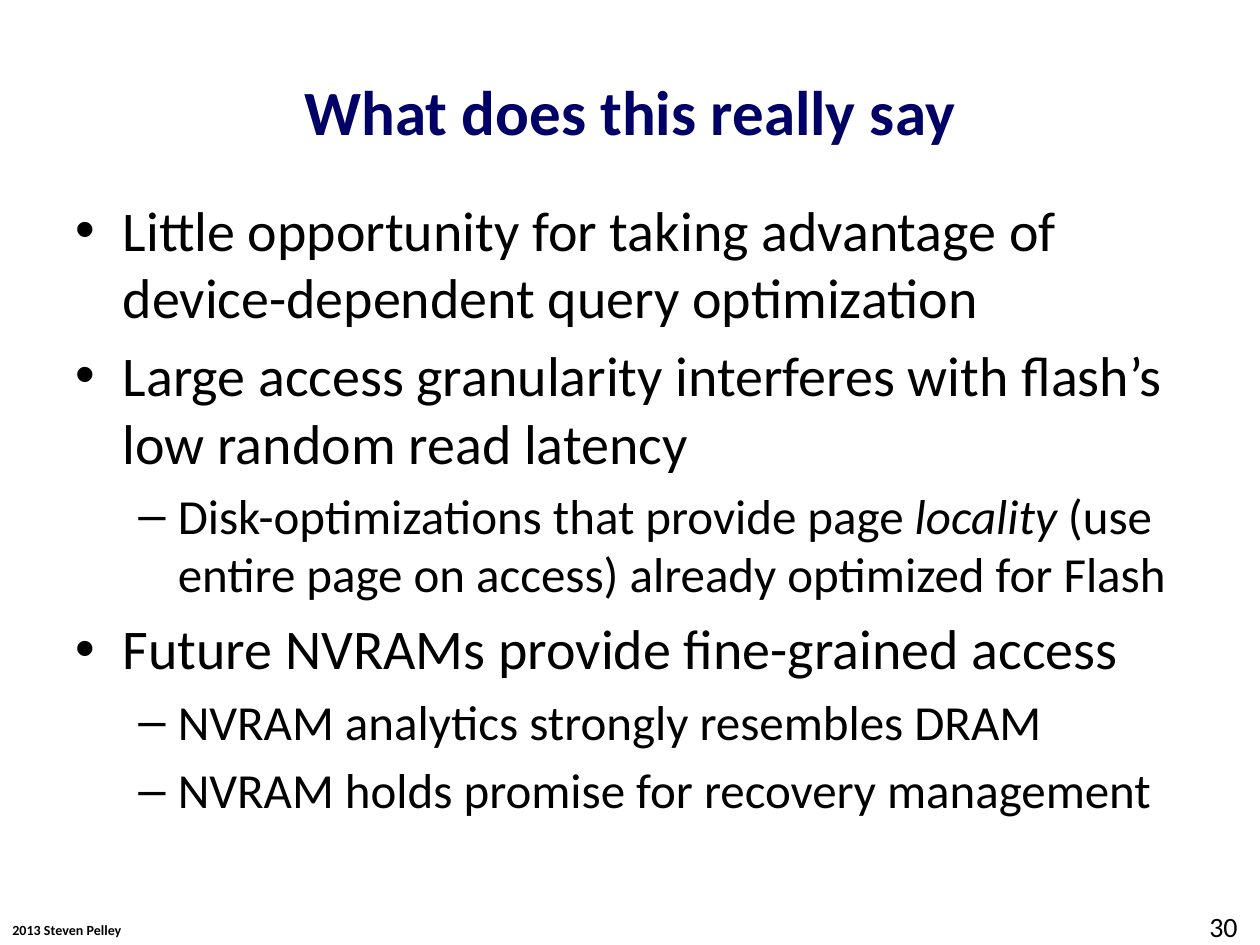
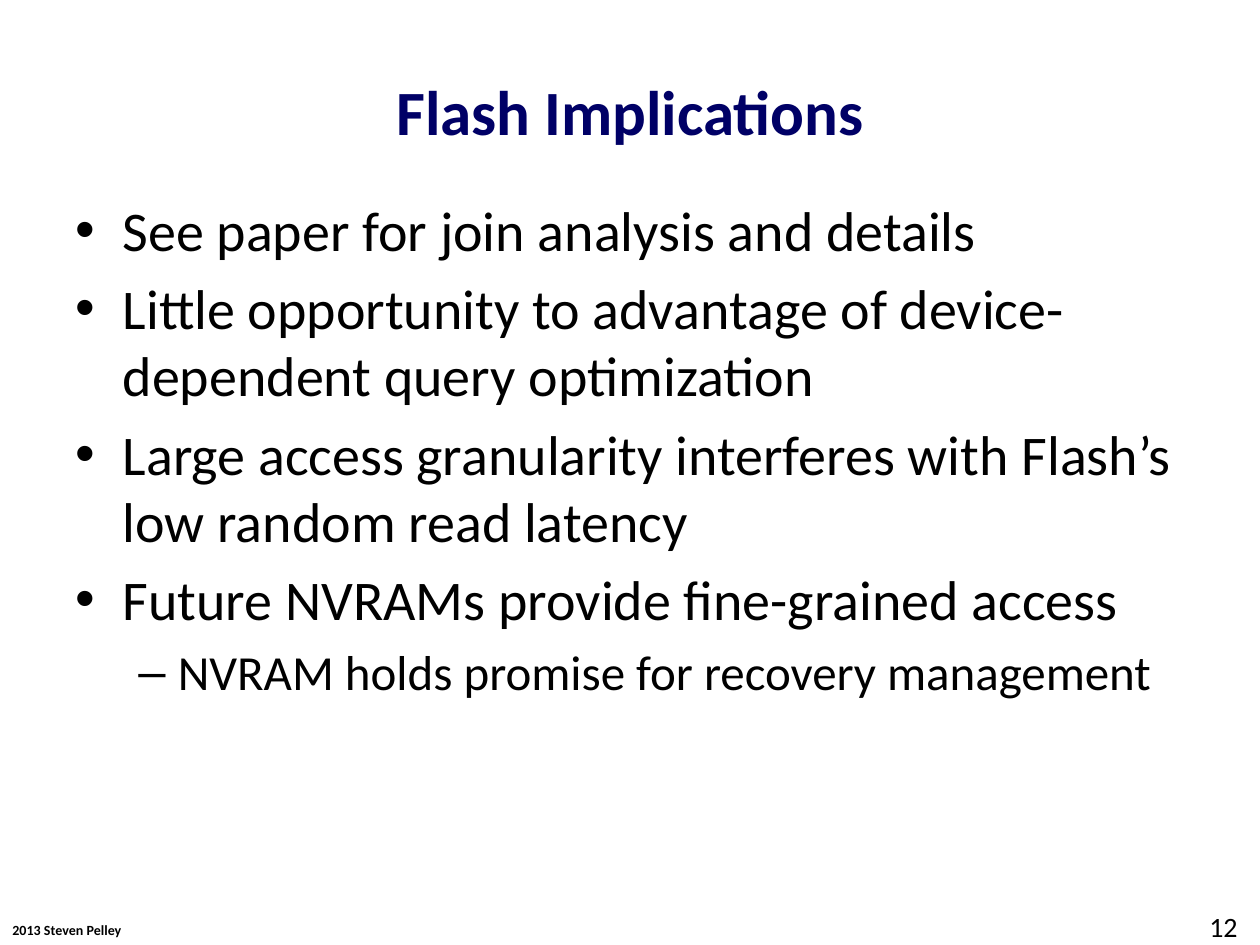
Before and after one commit to Abulila/dissertation, a slide deck: slide 12 of proposal/proposal.pptx (slide 30 before the commit). Drawn at 1260x945 pixels with LibreOffice and Linux fonts; fonts in the diff are those of the drawing; background and template pictures are left out. Boxes give left, top, right and bottom in pixels: in the first picture for what was removed or moved away, otherwise in the second. Text is boxed around its words. In the diff, an @@ line names an element or a change of style, - is before the commit and + after.

```diff
--- a/proposal/proposal.pptx
+++ b/proposal/proposal.pptx
@@ title at (396, 90, 864, 145): text changed @@
-What does this really say
+Flash Implications
@@ text at (123, 212, 1171, 551): text changed @@
-• Little opportunity for taking advantage of device-dependent query optimization
-• Large access granularity interferes with flash’s low random read latency
-  – Disk-optimizations that provide page locality (use entire page on access) already optimized for Flash
+• See paper for join analysis and details
+• Little opportunity to advantage of device-dependent query optimization
+• Large access granularity interferes with Flash’s low random read latency
@@ text at (178, 706, 1041, 749): paragraph removed @@
-  – NVRAM analytics strongly resembles DRAM
@@ page number at (1209, 919, 1237, 937): text changed @@
-30
+12
```
Also in this commit, not shown: 22 other slides changed, 13 slides added, 2 slides removed.
